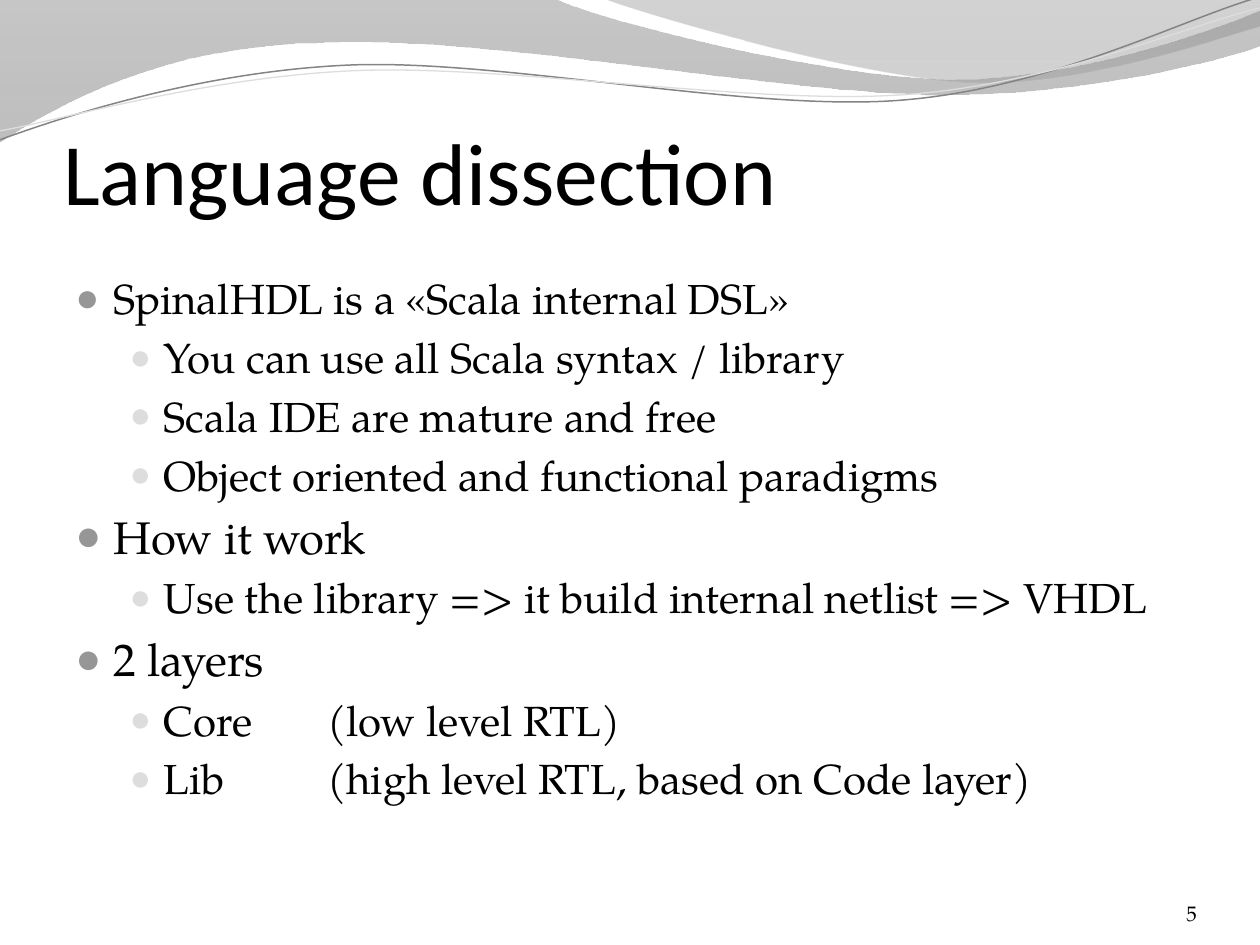
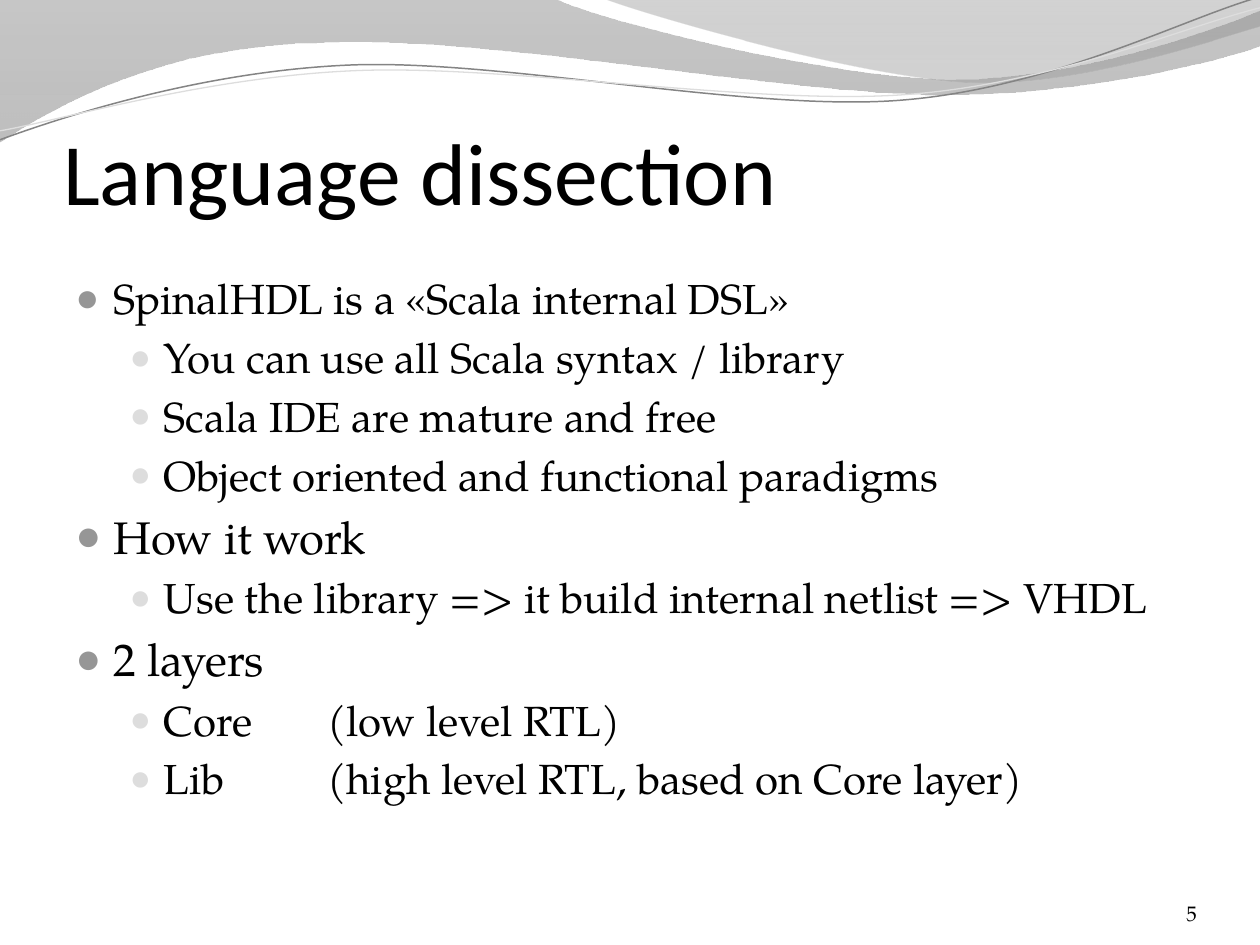
Before and after one commit to SpinalHDL/SpinalDoc, a slide deck: slide 5 of presentation/en/presentation.pptx. Drawn at 1260x945 pixels with LibreOffice and Linux fonts; fonts in the diff are those of the drawing; background and template pictures are left out. Boxes give left, top, right and bottom in pixels: in the first picture for what was removed or moved away, otherwise in the second. Text is boxed around its words. In the diff, an @@ line names an element or a change of style, - is before the commit and + after.

```diff
--- a/presentation/en/presentation.pptx
+++ b/presentation/en/presentation.pptx
@@ text at bbox=[164, 763, 1022, 806]: text changed @@
-  ● Lib (high level RTL, based on Code layer)
+  ● Lib (high level RTL, based on Core layer)
```
Also in this commit, not shown: 1 other slide changed, 5 other files.
